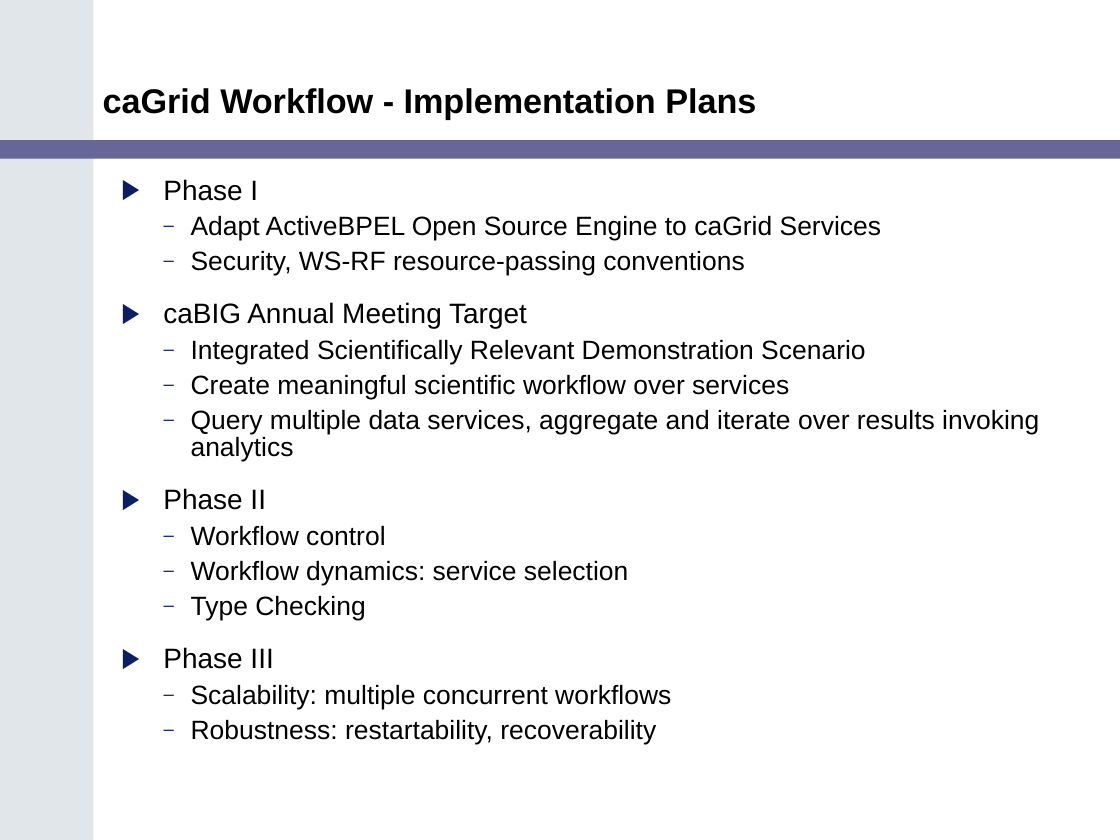
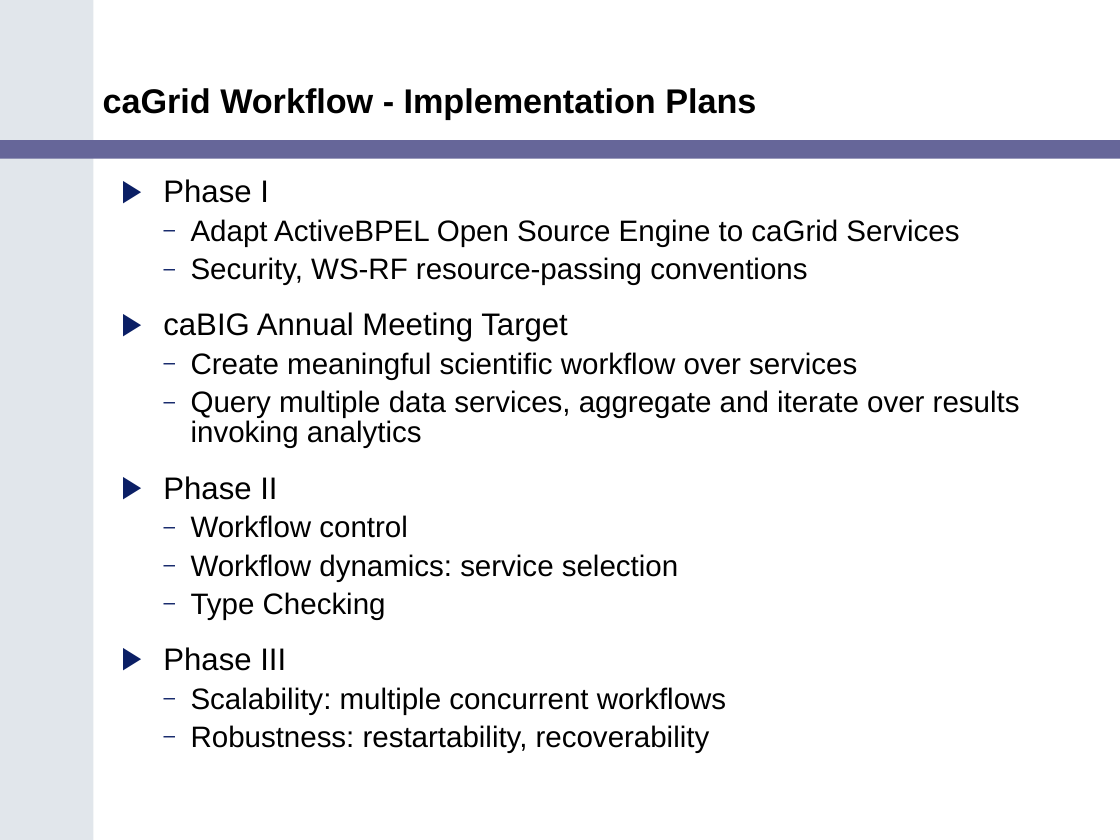
Before and after one commit to NCIP/cagrid-portal, a slide deck: slide 35 of cagrid-1-0/Documentation/presentations/200602_VCDE_ARCH/caGrid_Update_Arch_VCDE_Feb1.ppt. Drawn at 1120x840 pixels with LibreOffice and Linux fonts; fonts in the diff are those of the drawing; background and template pictures are left out. Boxes give left, top, right and bottom in pixels: in the first picture for what was removed or moved away, otherwise in the second. Text is boxed around its words. In the diff, an @@ line names an element or a change of style, - is before the commit and + after.

```diff
--- a/cagrid-1-0/Documentation/presentations/200602_VCDE_ARCH/caGrid_Update_Arch_VCDE_Feb1.ppt
+++ b/cagrid-1-0/Documentation/presentations/200602_VCDE_ARCH/caGrid_Update_Arch_VCDE_Feb1.ppt
@@ text "Phase I" at [163,179,1020,753]: size 18 to 20 pt in "Phase I", "caBIG Annual Meeting Target", "Phase II", "Phase III"; size 17 to 19 pt in "Adapt ActiveBPEL Open Source Engine to caGrid ...", "Security, WS-RF resource-passing conventions", "Create meaningful scientific workflow over services", "Query multiple data services, aggregate and iterate ..." and 5 more places @@
@@ text at [191,339,865,364]: paragraph removed @@
-  – Integrated Scientifically Relevant Demonstration Scenario
```
Also in this commit, not shown: 6 other slides changed, 3 slides added, 1 slide removed.
